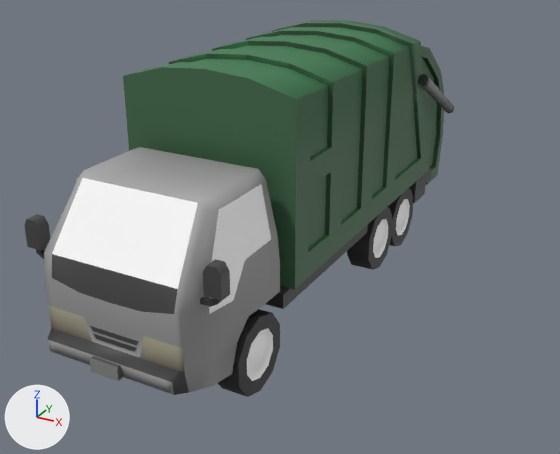
A saved change to the glTF model EverythingLibraryBrowser/models/vehicles/vehicles-trucks-vans-garbage-truck/vehicles-trucks-vans-garbage-truck_v1.glb.
One viewpoint serves both versions: a 50 mm lens placed at (5.63, -10.36, 6.09), pointed at (0.28, -0.63, 1.23). The axes (+X, +Y, +Z) are drawn at lower left. The lights are the same throughout. The picture after the commit comes second. Vertices at exactly the same position are counted once.

Names of what the first picture shows: 'Garbage Truck'.
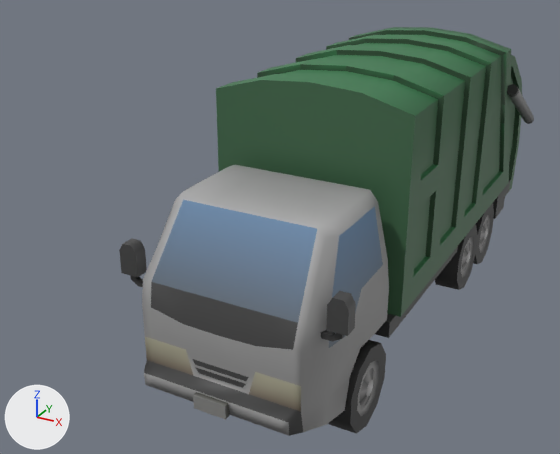
What the commit changed:
me_mesh_002 is used by ob_garbage_truck; location (0.0, 0.0, 0.0).
me_mesh_002 had 1288 vertices, 2284 faces and spanned x -1.51..1.51, y -4.5..4.5, z 0.0..3.95.
me_mesh_002 no longer uses material mat_mat_standard_065.
me_mesh_002 now has 288 vertices, 452 faces and spans x -1.46..1.46, y -4.2..2.51, z 0.21..2.8.
me_mesh_002 part 1: 14 loose pieces with 548 vertices, spanning x -1.51..1.51, y -4.5..4.5, z 0.66..3.95, are deleted.
me_mesh_002 part 2: 288 vertices removed from x -1.46..1.46, y -4.43..-2.39, z 0.0..2.84.
me_mesh_002 part 3: 82 vertices removed from x 0.91..1.3, y 0.59..2.71, z 0.0..1.11.
me_mesh_002 part 4: 300 kept faces spanning x -1.34..1.34, y -3.31..2.48, z 0.24..0.87 get new vertex colours; the middle colour goes from white #ffffff to grey #858585.
Other edits to the shape of me_mesh_002 do not show in these pictures.
Mesh me_mesh_001 is new.
It has 1000 vertices, 1832 faces and spans x -1.51..1.51, y -4.5..4.5, z 0.0..3.95.
It uses material mat_mat_standard_065.
Object 'Garbage Truck' (ob_garbage_truck) moves from (0.0, 0.0, 0.0) to (1.51, 0.0, 0.0).
Object 'Garbage Truck.001' (ob_garbage_truck_001) is new; it shows me_mesh_001.
Its location is (1.51, 0.0, 0.0).

Boxes (x1, y1, x2, y2) around the edits, measured in the pictures (560 x 454 px):
'Garbage Truck', reshaped, moved
    before: (24, 21, 454, 397)
    after: (152, 200, 491, 416)
'Garbage Truck.001', added
    after: (119, 27, 534, 436)
part 1 of me_mesh_002, deleted
    before: (52, 21, 454, 381)
part 2 of me_mesh_002, deleted
    before: (24, 147, 280, 397)
part 3 of me_mesh_002, deleted
    before: (347, 188, 413, 269)
part 4 of me_mesh_002, recoloured
    before: (247, 201, 407, 378)
    after: (357, 216, 488, 413)
